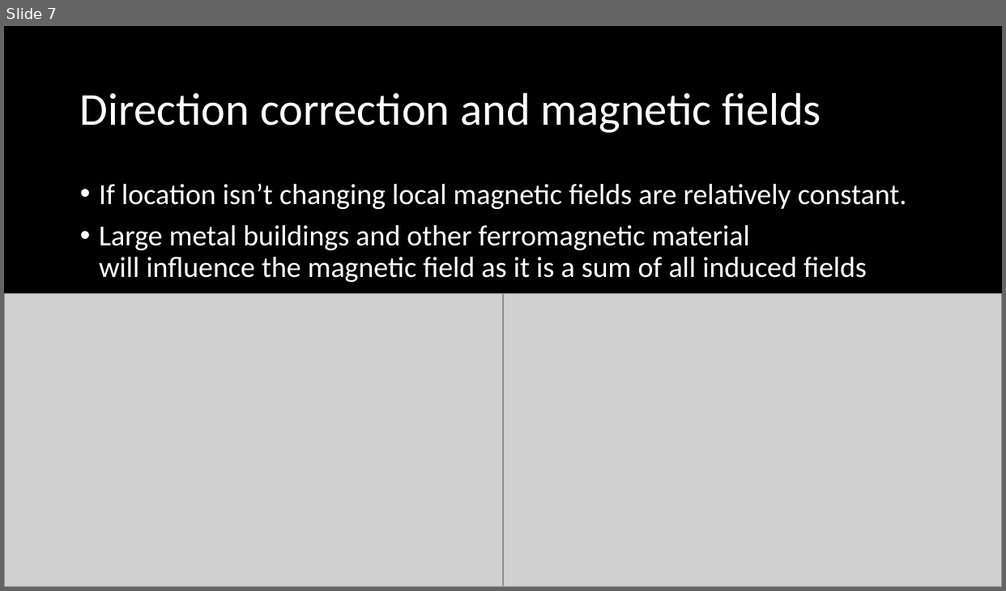
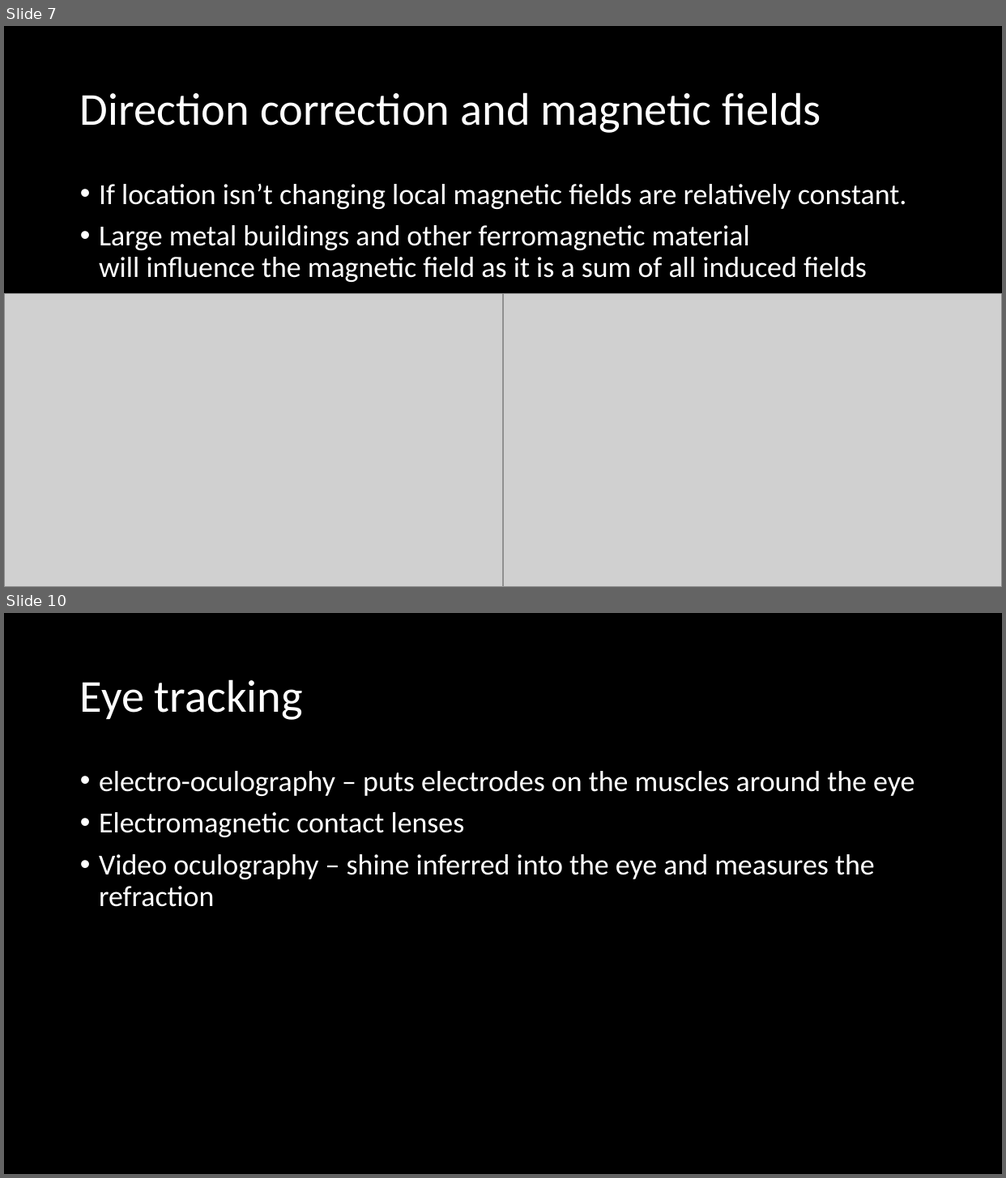
Before and after one commit to haelmic3/Graphics2, a slide deck: slides/Chapter 9.pptx. Shown one above the other, each under a label of ours: slide 7 before the commit, slides 7 and 10 after it; the slides between them are not shown. The pictures are 1006x591 and 1006x1178 pixels, drawn with LibreOffice and Linux fonts; fonts in the diff are those of the drawing; grey boxes stand for pictures. Boxes give left, top, right and bottom in pixels: in the first picture for what was removed or moved away, otherwise in the second. Text is boxed around its words. In the diff, an @@ line names an element or a change of style, - is before the commit and + after.

```diff
--- a/slides/Chapter 9.pptx
+++ b/slides/Chapter 9.pptx
@@ slide 10 added at (x1=4, y1=613, x2=1002, y2=1174), background #000000 @@
@@ title added at (x1=80, y1=679, x2=303, y2=720), 44 pt, text #FFFFFF @@
+Eye tracking
@@ text added at (x1=99, y1=771, x2=914, y2=907), 28 pt, text #FFFFFF @@
+• electro-oculography – puts electrodes on the muscles around the eye
+• Electromagnetic contact lenses
+• Video oculography – shine inferred into the eye and measures the refraction
```
Also in this commit, not shown: 5 other slides added.
